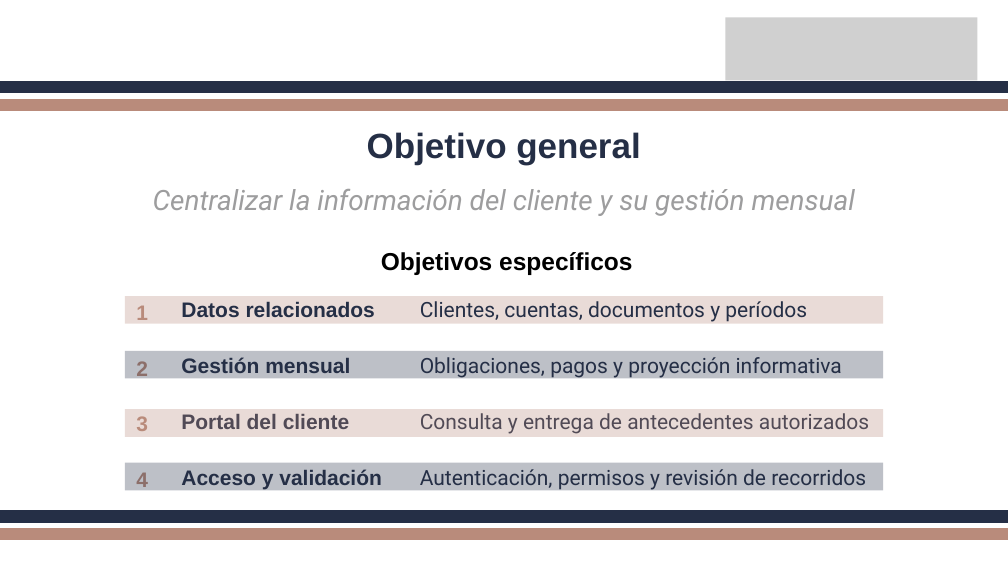
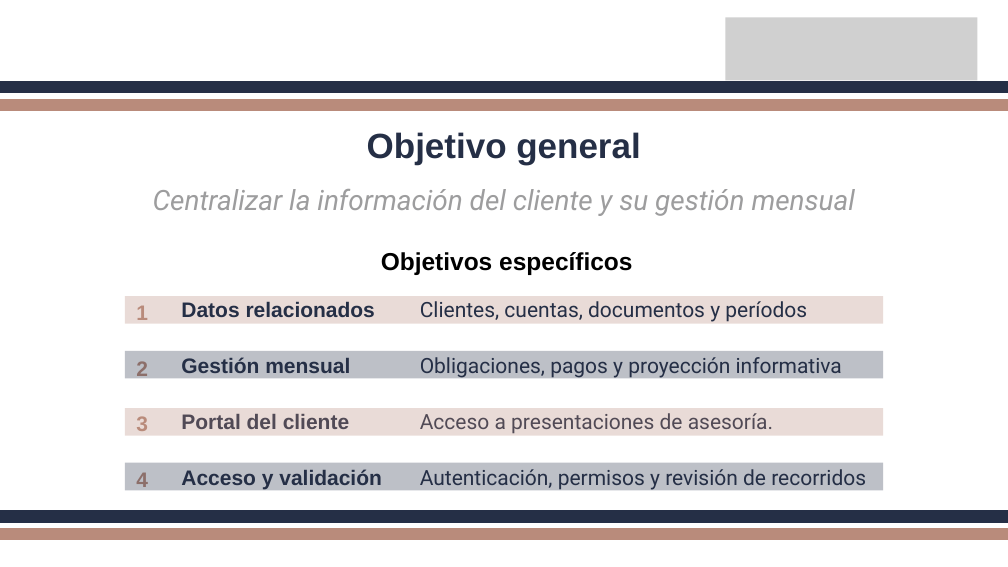
Before and after one commit to Grupo-TRIBUTEK/Capstone-TRIBUTEK, a slide deck: slide 4 of Fase 3/Evidencias Grupales/Presentación Final del proyecto.pptx. Drawn at 1008x567 pixels with LibreOffice and Linux fonts; fonts in the diff are those of the drawing; grey boxes stand for pictures. Boxes give left, top, right and bottom in pixels: in the first picture for what was removed or moved away, otherwise in the second. Text is boxed around its words. In the diff, an @@ line names an element or a change of style, - is before the commit and + after.

```diff
--- a/Fase 3/Evidencias Grupales/Presentación Final del proyecto.pptx
+++ b/Fase 3/Evidencias Grupales/Presentación Final del proyecto.pptx
@@ freeform shape at bbox=[125, 408, 883, 436]: outline redrawn @@
@@ text at bbox=[420, 413, 773, 434]: text changed @@
-Consulta y entrega de antecedentes autorizados
+Acceso a presentaciones de asesoría.
```
Also in this commit, not shown: 5 other slides changed, 21 other files.
